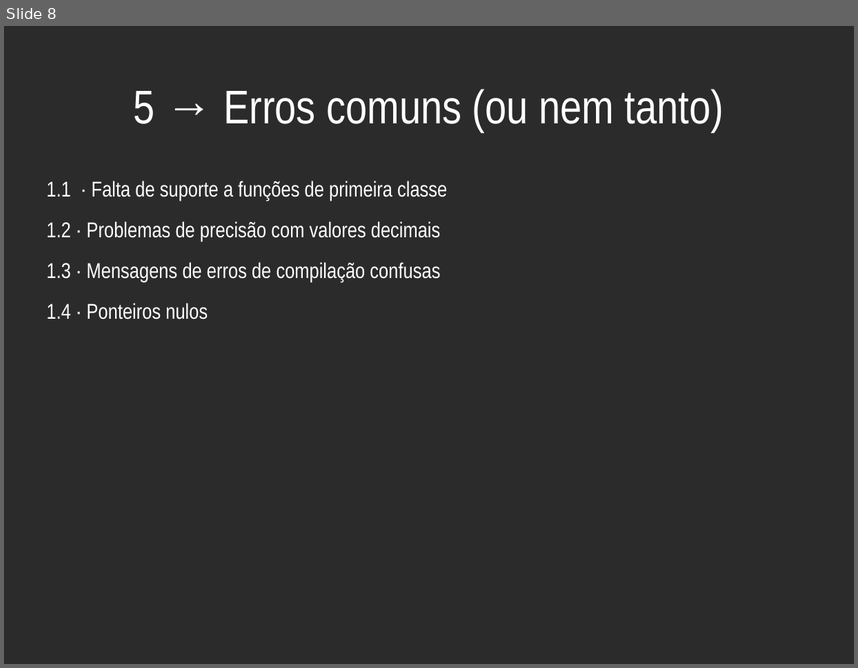
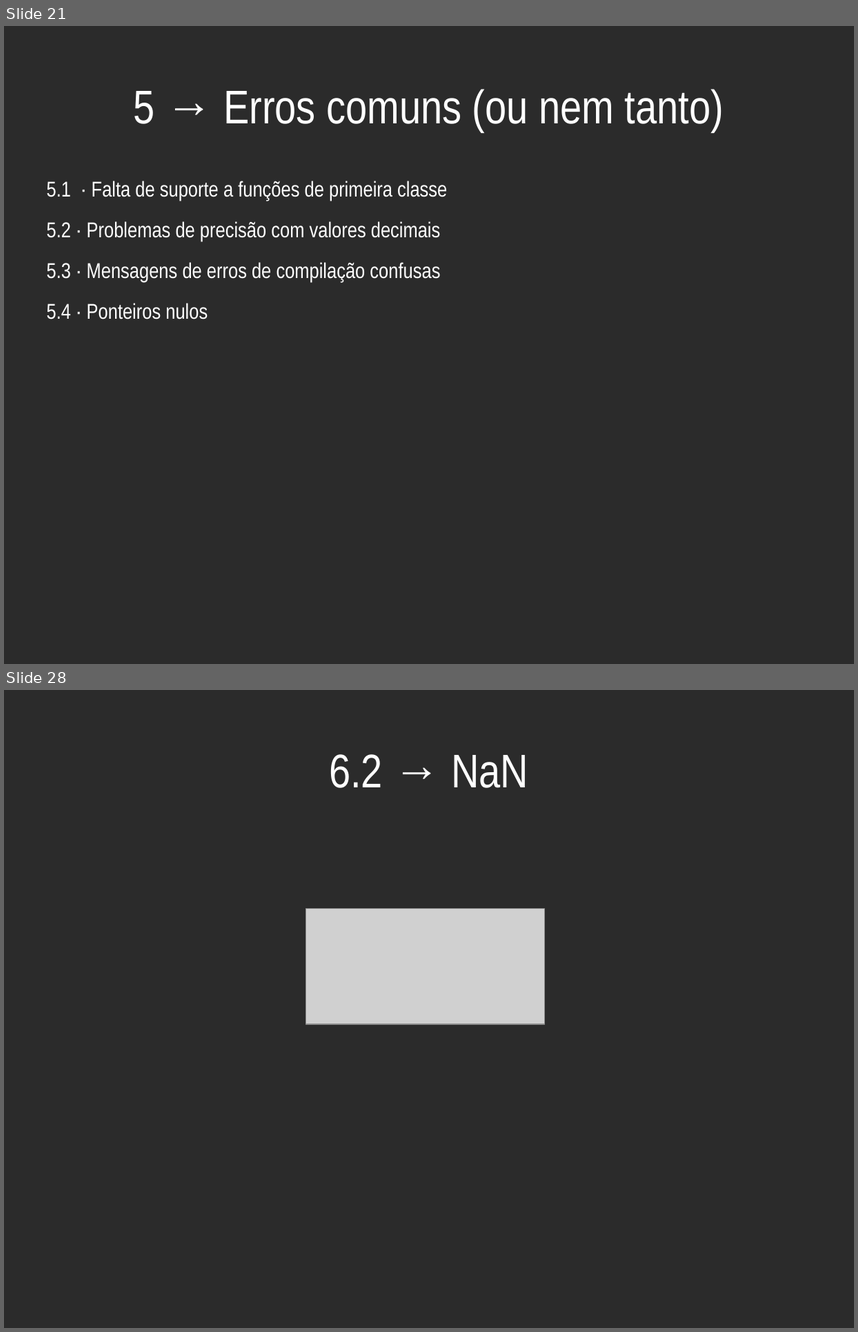
Before and after one commit to haskellcamargo/talks, a slide deck: Bizarrices Just in Time - Como não projetar uma linguagem de programação/Bizarrices Just in Time - Como não projetar uma linguagem de programação.odp. Shown one above the other, each under a label of ours: slide 8 before the commit, slides 21 and 28 after it; the slides between them are not shown. The pictures are 858x668 and 858x1332 pixels, drawn with LibreOffice and Linux fonts; fonts in the diff are those of the drawing; grey boxes stand for pictures; background and template pictures are left out; a plain dark background stands for a picture behind light text. Boxes give left, top, right and bottom in pixels: in the first picture for what was removed or moved away, otherwise in the second. Text is boxed around its words. In the diff, an @@ line names an element or a change of style, - is before the commit and + after.

```diff
--- a/Bizarrices Just in Time - Como não projetar uma linguagem de programação/Bizarrices Just in Time - Como não projetar uma linguagem de programação.odp
+++ b/Bizarrices Just in Time - Como não projetar uma linguagem de programação/Bizarrices Just in Time - Como não projetar uma linguagem de programação.odp
@@ slide 28 added at box(4, 690, 854, 1328), background picture (left out) @@
@@ title added at box(329, 754, 528, 788), 44 pt, text #FFFFFF @@
+6.2 → NaN
@@ picture added at box(306, 908, 544, 1024) @@
@@ what was slide 8 is now slide 21 @@
@@ slide 21 changed as well @@
@@ text at box(47, 181, 447, 319): text changed @@
-1.1 · Falta de suporte a funções de primeira classe
-1.2 · Problemas de precisão com valores decimais
-1.3 · Mensagens de erros de compilação confusas
-1.4 · Ponteiros nulos
+5.1 · Falta de suporte a funções de primeira classe
+5.2 · Problemas de precisão com valores decimais
+5.3 · Mensagens de erros de compilação confusas
+5.4 · Ponteiros nulos
```
Also in this commit, not shown: 4 other slides changed, 20 other slides added, 3 other files.
